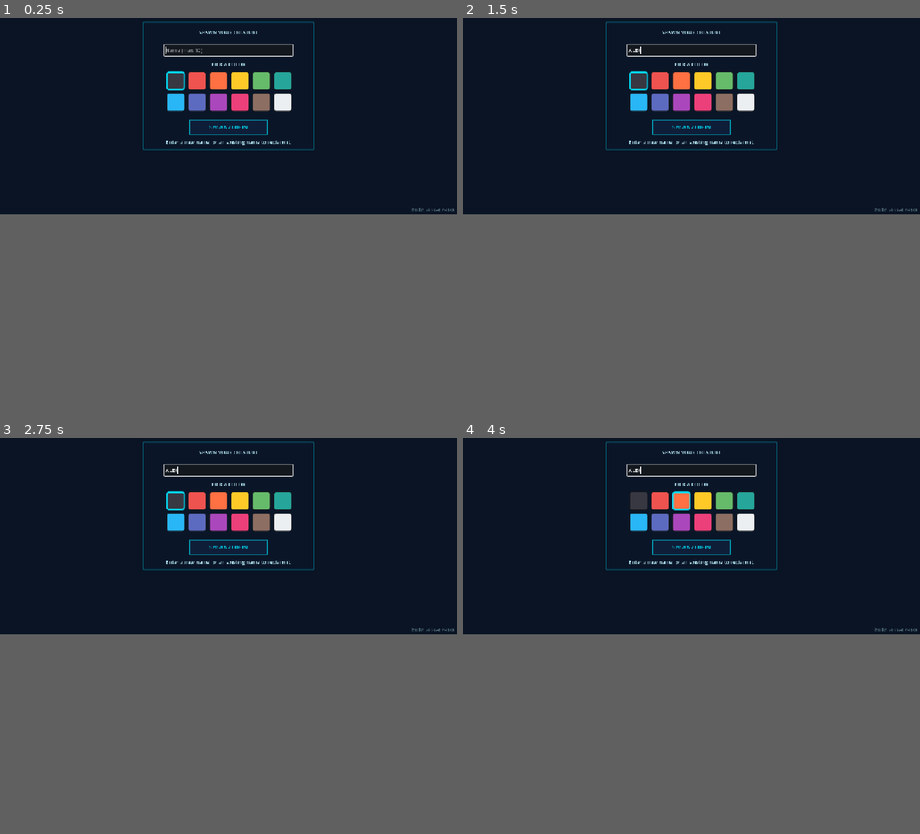
Above: before the commit, frames 1-4 (two rows, left to right).
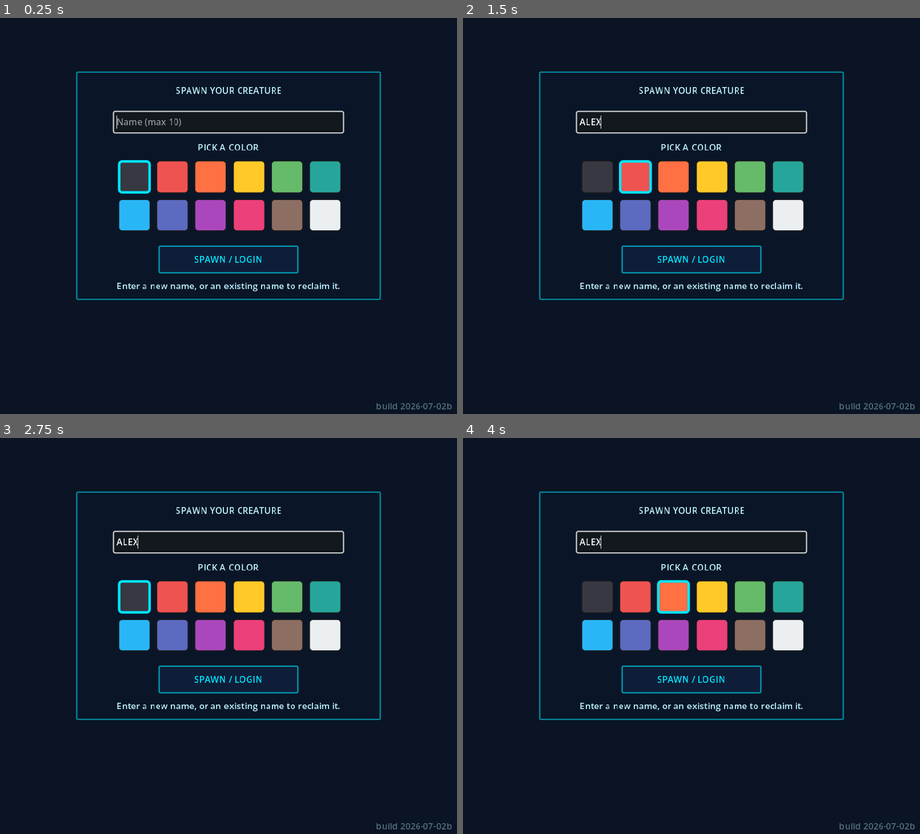
Above: after the commit, the same moments.

Repository: melqudsi/Creature
Game: Godot game, scene res://scenes/main.tscn
Same seed, same stepped clock (60 frames per second), same inputs: the game is played once before the commit and once after it.
Inputs (mouse positions are in pixels of both pictures, inside the frame that each line leads up to):
- Up to frame 1 (0.25 s): no input
- Up to frame 2 (1.5 s): click (691, 49) at 0.52 s; type "Alex" at 0.6 s; click (636, 81) at 1.27 s
- Up to frame 3 (2.75 s): click (132, 501) at 2.02 s
- Up to frame 4 (4 s): click (659, 501) at 2.77 s; click (682, 501) at 3.52 s
The window is 800x450 before the commit and 800x800 after it. Grey fills any space a smaller window leaves; there, only what the larger window draws over its background counts as a difference.

The runs differ from the first frame. In frame 1, 12% of the frame differs, in the area x 16-100%, y 0-99%; in frame 2, 12%; in frame 3, 12%; in frame 4, 12%.

Commit message:
Responsive display: expand-aspect 720x720 viewport (portrait/landscape/desktop, no letterboxing) + portrait camera KEEP_WIDTH; build 2026-07-02b.

Diff:
--- a/creature-godot/project.godot
+++ b/creature-godot/project.godot
@@ -27,9 +27,12 @@
 
 [display]
 
-window/size/viewport_width=1280
+window/size/viewport_width=720
 window/size/viewport_height=720
+window/size/window_width_override=1280
+window/size/window_height_override=720
 window/stretch/mode="canvas_items"
+window/stretch/aspect="expand"
 
 [input_devices]
 
--- a/creature-godot/scripts/camera/rts_camera.gd
+++ b/creature-godot/scripts/camera/rts_camera.gd
@@ -143,6 +143,7 @@
 	return Vector3(sy * cp, sp, cy * cp) * _desired_distance
 
 func _process(delta: float) -> void:
+	_update_aspect_mode()
 	if follow_target and is_instance_valid(follow_target):
 		var wp := GameConfig.tile_to_world(follow_target.grid_pos)
 		_focus = _focus.lerp(Vector3(wp.x, 0, wp.z), delta * follow_smooth)
@@ -180,6 +181,18 @@
 	_clamp_focus()
 	_update_position(false)
 
+func _update_aspect_mode() -> void:
+	# In portrait, apply the FOV to the (narrow) width instead of the height so
+	# the horizontal view stays as wide as landscape and the extra screen length
+	# shows more of the map vertically. Prevents a cramped strip in portrait.
+	var vp := get_viewport()
+	if vp == null:
+		return
+	var size := vp.get_visible_rect().size
+	var want := Camera3D.KEEP_WIDTH if size.x < size.y else Camera3D.KEEP_HEIGHT
+	if keep_aspect != want:
+		keep_aspect = want
+
 func _clamp_focus() -> void:
 	var half_w := GameConfig.MAP_W * GameConfig.TILE_SIZE * 0.5
 	var half_h := GameConfig.MAP_H * GameConfig.TILE_SIZE * 0.5
--- a/creature-godot/scripts/config.gd
+++ b/creature-godot/scripts/config.gd
@@ -17,7 +17,7 @@
 
 ## Visible build stamp so a loaded build can be identified at a glance.
 ## Keep this in sync with the build-stamp string in web/custom_shell.html.
-const BUILD_ID := "build 2026-07-02a"
+const BUILD_ID := "build 2026-07-02b"
 
 ## Landfill Dump: the spawn/respawn zone (bottom-left corner). All new players
 ## and all respawns appear here. LANDFILL_RECT (tile x, y, w, h) is used for the
Not shown, changed: README.md
Not shown, changed: creature-godot/README.md
Not shown, changed: creature-godot/docs/godot-porting-notes.md
Not shown, changed: creature-godot/web/custom_shell.html
Not shown, changed: index.html
Not shown, changed: index.pck
Not shown, changed: index.service.worker.js
